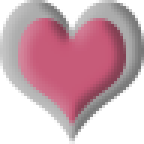
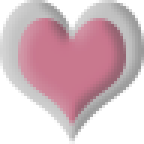
Layers edited between the first and the second (144, 144) image:
"Shape 1 copy": opacity 85% → 63% over bbox(18, 18, 126, 126)
"Shape 1": opacity 85% → 63% over bbox(0, 0, 144, 144)
